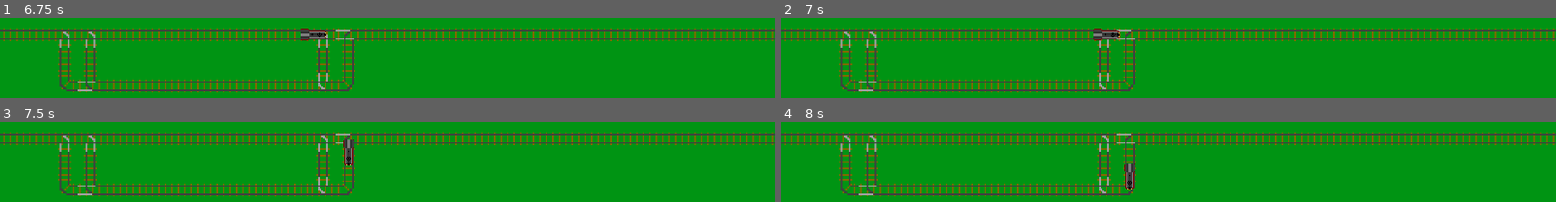
Above: before the commit, frames 1-4 (two rows, left to right).
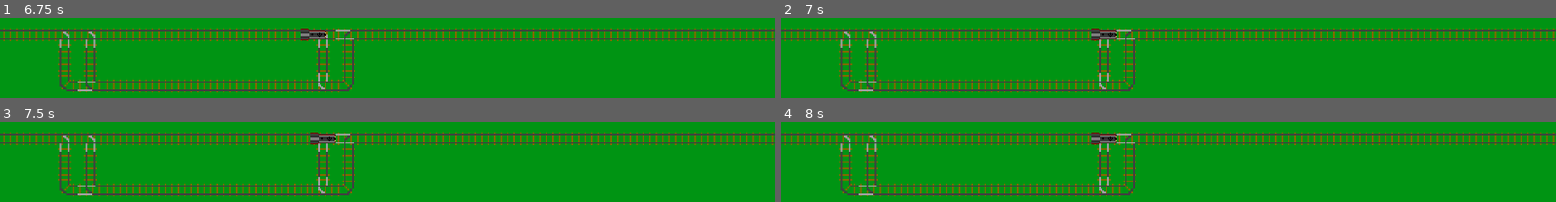
Above: after the commit, the same moments.

Repository: aligator/trainz
Game: Godot game, scene res://main.tscn
The game is run twice, just before and just after one commit, with the same random seed, the same clock (stepped at 60 frames per second) and the same inputs.
Inputs (mouse positions are in pixels of both pictures, inside the frame that each line leads up to):
- Up to frame 1 (6.75 s): tap Enter at 0.5, 2.75, 5 s; move the mouse to (558, 88) at 0.52 s; click (558, 88) at 0.67 s; move the mouse to (outside the picture) at 1.27 s; click (outside the picture) at 1.42 s; tap Space at 2, 3.5, 5.75 s; move the mouse to (outside the picture) at 2.02 s; click (outside the picture) at 2.17 s; move the mouse to (outside the picture) at 2.77 s; click (outside the picture) at 2.92 s; move the mouse to (outside the picture) at 3.52 s; click (outside the picture) at 3.67 s; move the mouse to (155, 45) at 4.27 s; click (155, 45) at 4.42 s; move the mouse to (outside the picture) at 5.02 s; click (outside the picture) at 5.17 s; move the mouse to (outside the picture) at 5.77 s; click (outside the picture) at 5.92 s; move the mouse to (558, 88) at 6.52 s; click (558, 88) at 6.67 s
- Up to frame 2 (7 s): no input
- Up to frame 3 (7.5 s): move the mouse to (outside the picture) at 7.27 s; click (outside the picture) at 7.42 s
- Up to frame 4 (8 s): no input

Frame 1 is identical in both runs. In frame 2, 0.2% of the frame differs, in the area x 40-44%, y 13-29%; in frame 3, 0.7%, in the area x 40-46%, y 13-55%; in frame 4, 0.7%.

Commit message:
Add collision

Diff:
--- a/entities/train/locomotive/locomotive.tscn
+++ b/entities/train/locomotive/locomotive.tscn
@@ -1,7 +1,10 @@
-[gd_scene load_steps=3 format=3 uid="uid://diei4x6oj2x81"]
+[gd_scene load_steps=4 format=3 uid="uid://diei4x6oj2x81"]
 
 [ext_resource type="Texture2D" uid="uid://d0sxnw8xtkgew" path="res://entities/train/locomotive/locomotive.png" id="1_kxoyg"]
 [ext_resource type="Script" path="res://entities/train/locomotive/locomotive.gd" id="1_qxqnx"]
+
+[sub_resource type="RectangleShape2D" id="RectangleShape2D_m61et"]
+size = Vector2(16, 6)
 
 [node name="Locomotive" type="CharacterBody2D"]
 z_index = 1
@@ -11,3 +14,6 @@
 scale = Vector2(0.5, 0.5)
 z_index = 1
 texture = ExtResource("1_kxoyg")
+
+[node name="CollisionShape2d" type="CollisionShape2D" parent="."]
+shape = SubResource("RectangleShape2D_m61et")
--- a/scenes/map.tscn
+++ b/scenes/map.tscn
@@ -30,7 +30,6 @@
 2:0/0/terrain = 0
 2:0/0/physics_layer_0/linear_velocity = Vector2(0, 0)
 2:0/0/physics_layer_0/angular_velocity = 0.0
-2:0/0/physics_layer_0/polygon_0/points = PackedVector2Array(-8, -8, 8, -8, 8, 8, -8, 8)
 2:0/0/terrains_peering_bit/right_side = 0
 2:0/0/terrains_peering_bit/bottom_side = 0
 2:0/0/terrains_peering_bit/left_side = 0
